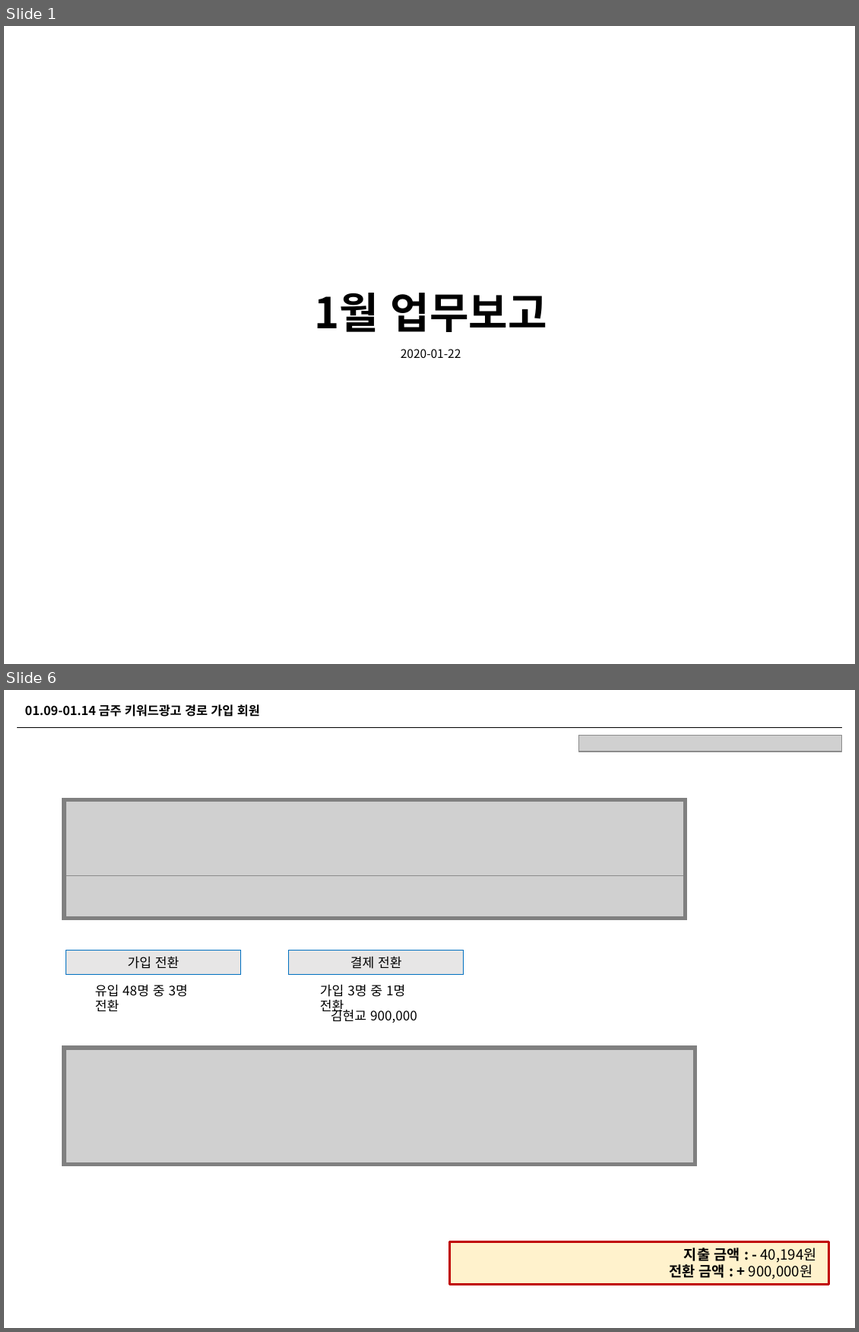
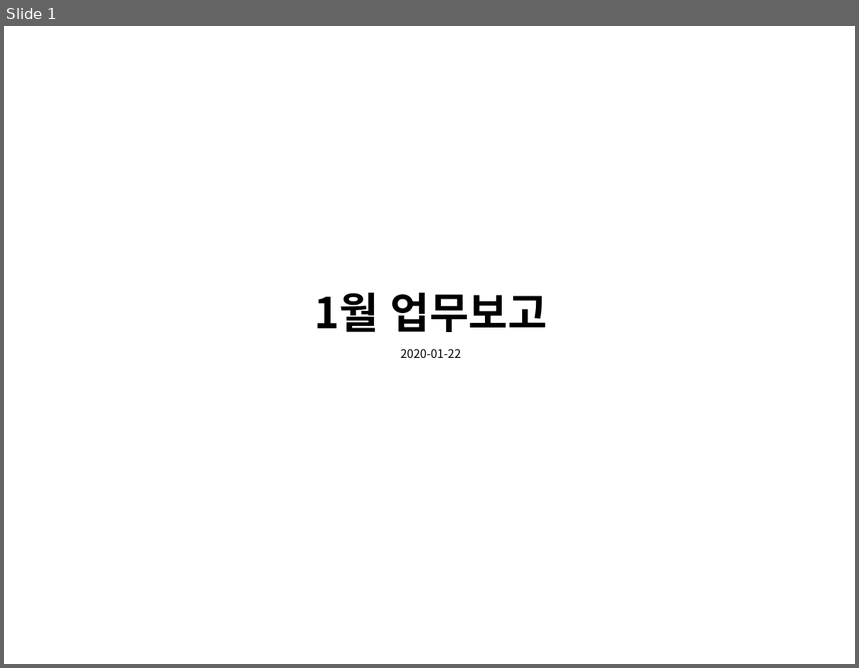
Before and after one commit to naxvinci/marketing, a slide deck: 업무보고0122.pptx. Shown one above the other, each under a label of ours: slides 1 and 6 before the commit, slide 1 after it; the slides between them are not shown. The pictures are 859x1332 and 859x668 pixels, drawn with LibreOffice and Linux fonts; fonts in the diff are those of the drawing; grey boxes stand for pictures. Boxes give left, top, right and bottom in pixels: in the first picture for what was removed or moved away, otherwise in the second. Text is boxed around its words. In the diff, an @@ line names an element or a change of style, - is before the commit and + after.

```diff
--- a/업무보고0122.pptx
+++ b/업무보고0122.pptx
@@ slide 6 removed at box(4, 690, 855, 1328), background #FFFFFF @@
@@ text removed at box(25, 704, 260, 717) @@
-01.09-01.14 금주 키워드광고 경로 가입 회원
@@ line removed from (17, 727) to (842, 727) @@
@@ picture removed at box(579, 735, 842, 752) @@
@@ picture removed at box(63, 799, 685, 878) @@
@@ rectangle removed at box(63, 799, 685, 918) @@
@@ picture removed at box(66, 875, 686, 918) @@
@@ rectangle removed at box(66, 951, 241, 975) @@
-가입 전환
@@ rectangle removed at box(289, 951, 465, 975) @@
-결제 전환
@@ text removed at box(95, 985, 188, 1011) @@
-유입 48명 중 3명 전환
@@ text removed at box(320, 985, 405, 1015) @@
-가입 3명 중 1명 전환
@@ text removed at box(331, 1008, 417, 1023) @@
-김현교 900,000
@@ rectangle removed at box(63, 1047, 695, 1164) @@
@@ picture removed at box(66, 1046, 696, 1165) @@
@@ rectangle removed at box(450, 1243, 829, 1285) @@
-지출 금액 : - 40,194원
-전환 금액 : + 900,000원
```
Also in this commit, not shown: 10 slides changed, 3 slides added, 1 other file.
